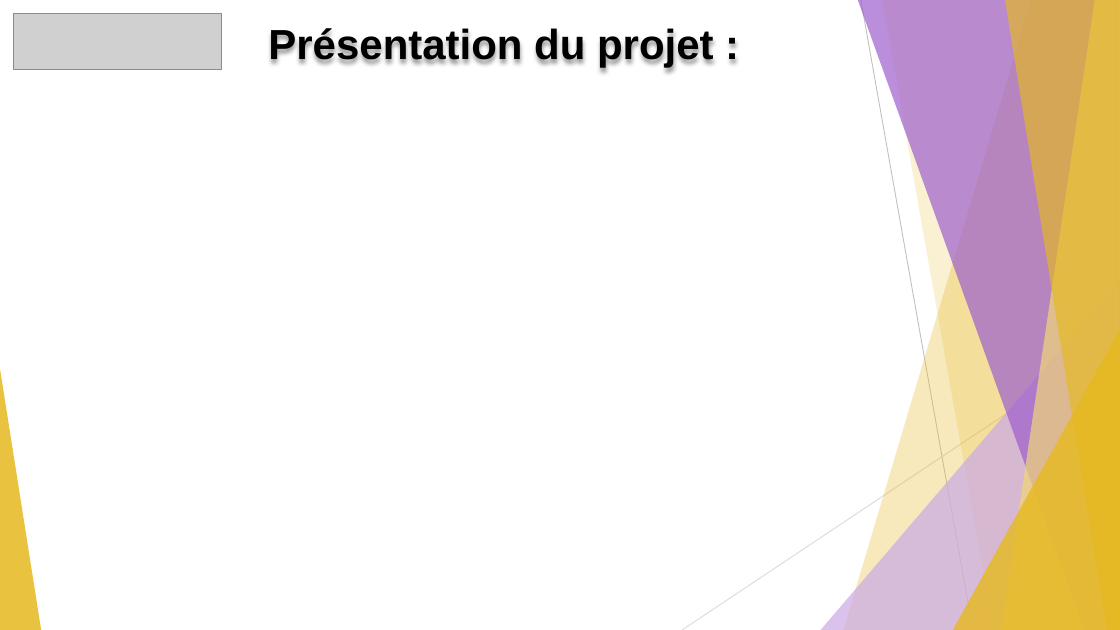
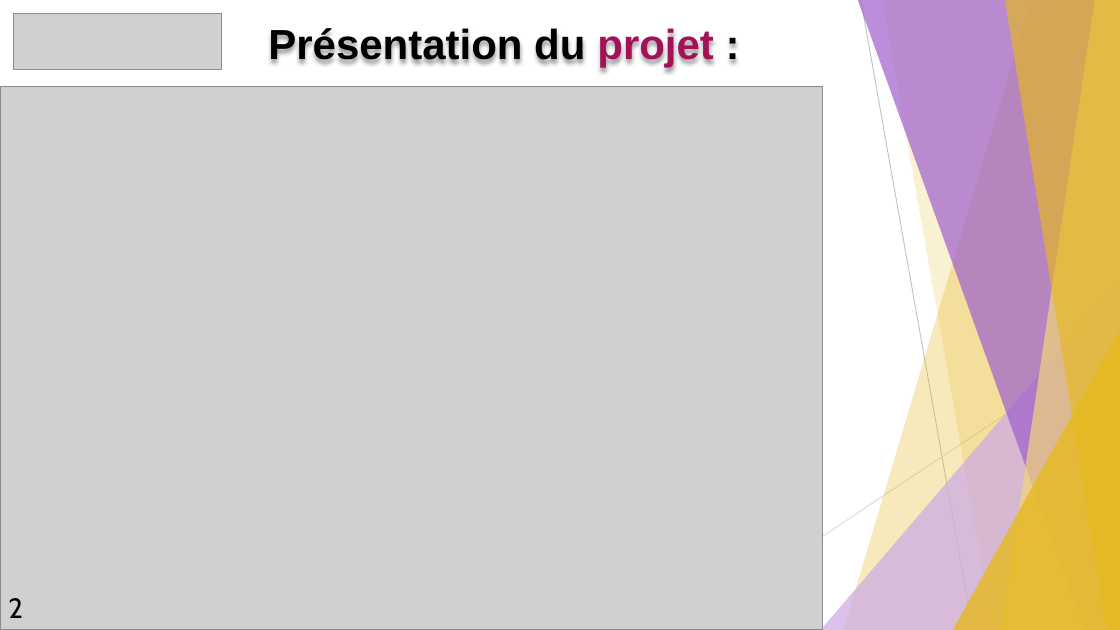
Before and after one commit to GuiguiMvn/Systeme-Escape-Game-Telethon, a slide deck: slide 3 of Nathan/Compte-rendus/REVUE-R2-GUIGAND-SFL6.pptx. Drawn at 1120x630 pixels with LibreOffice and Linux fonts; fonts in the diff are those of the drawing; grey boxes stand for pictures. Boxes give left, top, right and bottom in pixels: in the first picture for what was removed or moved away, otherwise in the second. Text is boxed around its words. In the diff, an @@ line names an element or a change of style, - is before the commit and + after.

```diff
--- a/Nathan/Compte-rendus/REVUE-R2-GUIGAND-SFL6.pptx
+++ b/Nathan/Compte-rendus/REVUE-R2-GUIGAND-SFL6.pptx
@@ text "Présentation du projet :" at bbox=[268, 28, 714, 67]: text colour #000000 to #A31257 in "projet" @@
@@ picture added at bbox=[0, 86, 823, 629] @@
@@ text added at bbox=[8, 598, 23, 618], 24 pt, text #000000 @@
+2
```
Also in this commit, not shown: 2 slides added, 2 slides removed, 11 other files.
